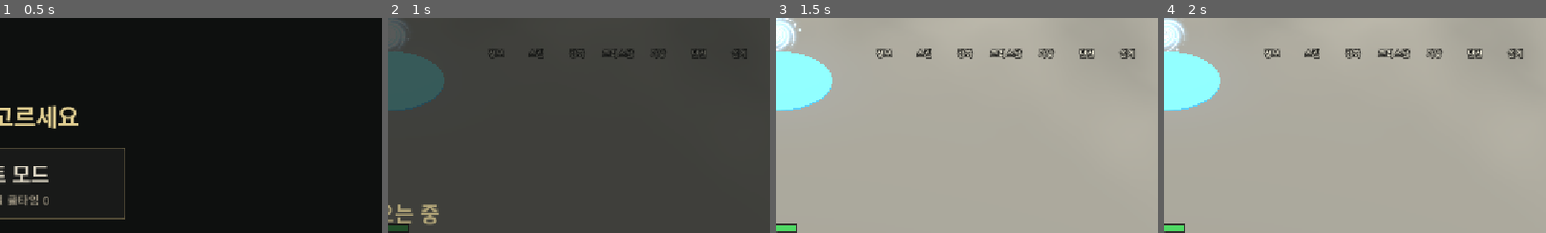
Above: before the commit, frames 1-4 (left to right).
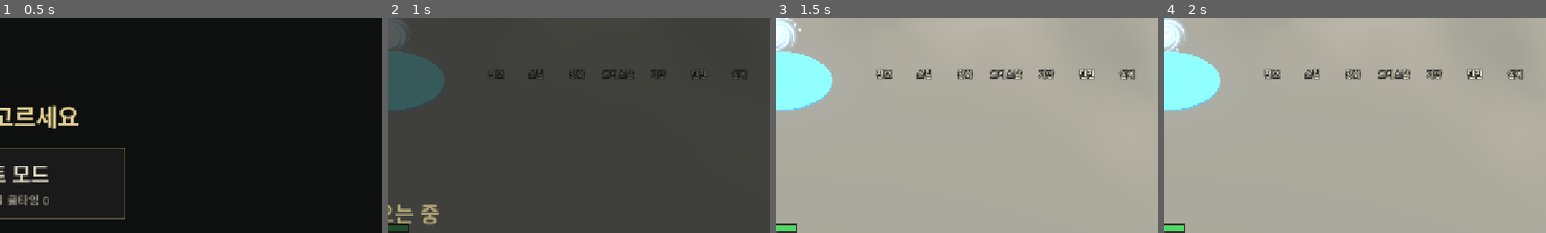
Above: after the commit, the same moments.

Repository: gogoalswo/MMORPG
Game: Godot game, scene res://start.tscn
Two runs of this game, one before a commit and one after it. Both use one fixed random seed, a clock stepped at 60 frames per second and the inputs below.
Inputs (mouse positions are % of the whole screen's width and height, from its top left):
- Up to frame 1 (0.5 s): no input
- Up to frame 2 (1 s): click (50, 38) at 0.52 s
- Up to frame 3 (1.5 s): click (37, 78) at 1.25 s
- Up to frame 4 (2 s): no input
The pictures show only the part of the screen within x 50-100%, y 0-50%; the shares and areas given below are measured in that part.

Frame 1 is identical in both runs. In frame 2, 1.0% of the frame differs, in the area x 26-94%, y 14-29%; in frame 3, 2.5%; in frame 4, 2.5%.

Commit message:
메뉴 이름 글자를 아이콘 아래 줄로 내리고, 아이콘 기준을 리니지풍으로 바꾸다
칸 안에서 아이콘 발치와 겹치게 두었더니 글자 줄 높이가 커서 아이콘을 덮었다 —
세로 상자로 아이콘 네모 아래에 쌓는다. 사용자가 받은 스크린샷의 결을 앞으로의
아이콘 기준으로 삼으라고 해서 UI 아트풍 문서와 CLAUDE.md 를 고쳤다.

Co-Authored-By: Claude Opus 5.5 <noreply@anthropic.com>
Claude-Session: https://claude.ai/code/session_0171a3KTLR3XaGBjpZi8C7Um

Diff:
--- a/godot/game/game.gd
+++ b/godot/game/game.gd
@@ -106,10 +106,10 @@
 const MENU_BTN := 62
 const MENU_INSET := 3
 ## 메뉴 단추 아래 이름 글자 — 그림만으로는 무엇인지 헷갈린다 (2026-09-28 요청, 받은 그림은
-## 아이콘 아래에 "상점·인벤토리·스펠·퀘스트" 가 붙어 있다). 칸을 이만큼 늘여 아이콘 밑에 얹고,
-## 아이콘 발치와 `MENU_CAPTION_OVERLAP` 만큼 겹친다 — 받은 그림도 글자가 아이콘 밑동을 조금 덮는다
-const MENU_CAPTION := 16
-const MENU_CAPTION_OVERLAP := 4
+## 아이콘 아래에 "상점·인벤토리·스펠·퀘스트" 가 붙어 있다). **아이콘 네모 밑에 세로로 쌓는다** —
+## 처음엔 칸 안에서 아이콘 발치와 4px 겹쳤는데, 글자 줄 높이가 칸보다 커서 아이콘을 덮었다
+## ("아이콘이랑 글씨가 겹쳐 있는데, 스크린샷처럼 아래에 넣어", 같은 날)
+const MENU_CAPTION_GAP := 1
 const MENU_CAPTION_FONT := 14
 ## 창 닫기 X. **모든 창이 오른쪽 위에 이것 하나를 둔다** (2026-09-20 요청)
 const CLOSE_BTN := 44
@@ -779,17 +779,25 @@
 	icon_name: String, text: String, on_press: Callable, size: int = MENU_BTN, caption := false
 ) -> PanelContainer:
 	var cell := PanelContainer.new()
-	var below := MENU_CAPTION if caption else 0
-	cell.custom_minimum_size = Vector2(size, size + below)
+	cell.custom_minimum_size = Vector2(size, size)
 	cell.add_theme_stylebox_override("panel", StyleBoxEmpty.new())
 
 	var inset := MarginContainer.new()
 	inset.mouse_filter = Control.MOUSE_FILTER_IGNORE
 	for side in ["left", "right", "top", "bottom"]:
 		inset.add_theme_constant_override("margin_" + side, MENU_INSET)
+	# 글자를 달면 아이콘 네모 · 글자를 세로로 쌓는다 — 세로 상자가 글자 줄 높이만큼 칸을 늘여서
+	# 둘이 겹칠 수 없다
+	var stack: VBoxContainer = null
 	if caption:
-		inset.add_theme_constant_override("margin_bottom", MENU_INSET + below - MENU_CAPTION_OVERLAP)
-	cell.add_child(inset)
+		stack = VBoxContainer.new()
+		stack.mouse_filter = Control.MOUSE_FILTER_IGNORE
+		stack.add_theme_constant_override("separation", MENU_CAPTION_GAP)
+		cell.add_child(stack)
+		inset.custom_minimum_size = Vector2(size, size)
+		stack.add_child(inset)
+	else:
+		cell.add_child(inset)
 
 	var texture := _icon(icon_name)
 	if texture != null:
@@ -808,18 +816,18 @@
 		inset.add_child(label)
 
 	if caption:
-		# 칸을 꽉 채우고 아래에 붙인다 — 흰 글자에 검은 테 (받은 그림이 그렇다, 밤 바닥에서도 읽힌다)
+		# 아이콘 네모 **아래** 줄 — 흰 글자에 검은 테 (받은 그림이 그렇다, 밤 바닥에서도 읽힌다)
 		var name_label := Label.new()
 		name_label.name = "caption"
 		name_label.text = text
 		name_label.horizontal_alignment = HORIZONTAL_ALIGNMENT_CENTER
-		name_label.vertical_alignment = VERTICAL_ALIGNMENT_BOTTOM
+		name_label.vertical_alignment = VERTICAL_ALIGNMENT_TOP
 		name_label.add_theme_font_size_override("font_size", MENU_CAPTION_FONT)
 		name_label.add_theme_color_override("font_color", Color("#eeead7"))
 		name_label.add_theme_constant_override("outline_size", 5)
 		name_label.add_theme_color_override("font_outline_color", Color.BLACK)
 		name_label.mouse_filter = Control.MOUSE_FILTER_IGNORE
-		cell.add_child(name_label)
+		stack.add_child(name_label)
 
 	var hit := Button.new()
 	hit.name = "hit"
--- a/godot/tests/ui_test.gd
+++ b/godot/tests/ui_test.gd
@@ -519,8 +519,12 @@
 		var width := font.get_string_size(caption.text, HORIZONTAL_ALIGNMENT_LEFT, -1, caption.get_theme_font_size("font_size")).x
 		if width > cell.size.x:
 			_fail("메뉴 글자 '%s' 가 칸보다 넓다: %.0f > %.0f" % [caption.text, width, cell.size.x])
-		if cell.find_children("*", "TextureRect", true, false).is_empty():
+		var pics := cell.find_children("*", "TextureRect", true, false)
+		if pics.is_empty():
 			_fail("메뉴 단추 '%s' 에 그림이 없다 — npm run sync:godot 을 돌렸나" % names[i])
+		# 글자는 아이콘 **아래** 줄이다 — 겹치면 안 된다 (2026-09-28 지적 "아이콘이랑 글씨가 겹쳐 있는데")
+		elif caption.get_global_rect().position.y < (pics[0] as Control).get_global_rect().end.y:
+			_fail("메뉴 글자 '%s' 가 아이콘과 겹친다: 글자 %s · 아이콘 %s" % [names[i], caption.get_global_rect(), (pics[0] as Control).get_global_rect()])
 
 	# 눌러서 창이 열린다
 	game._menu_cells[1].find_child("hit", true, false).pressed.emit()
Not shown, changed: CLAUDE.md
Not shown, changed: docs/features/hud.md
Not shown, changed: docs/features/ui-art-style.md
